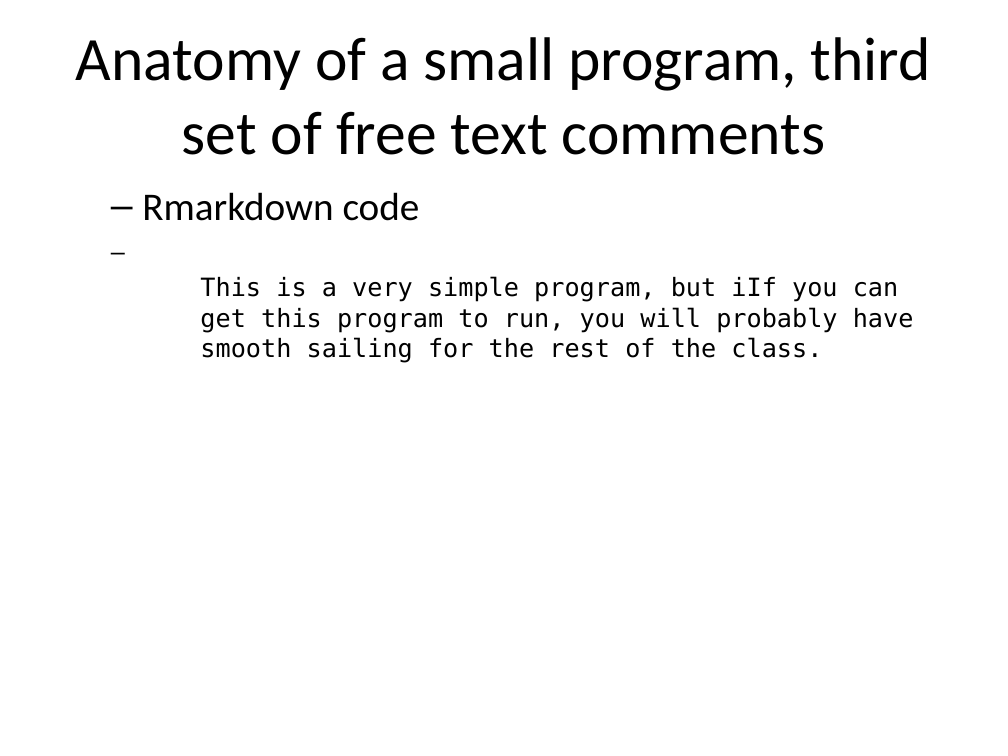
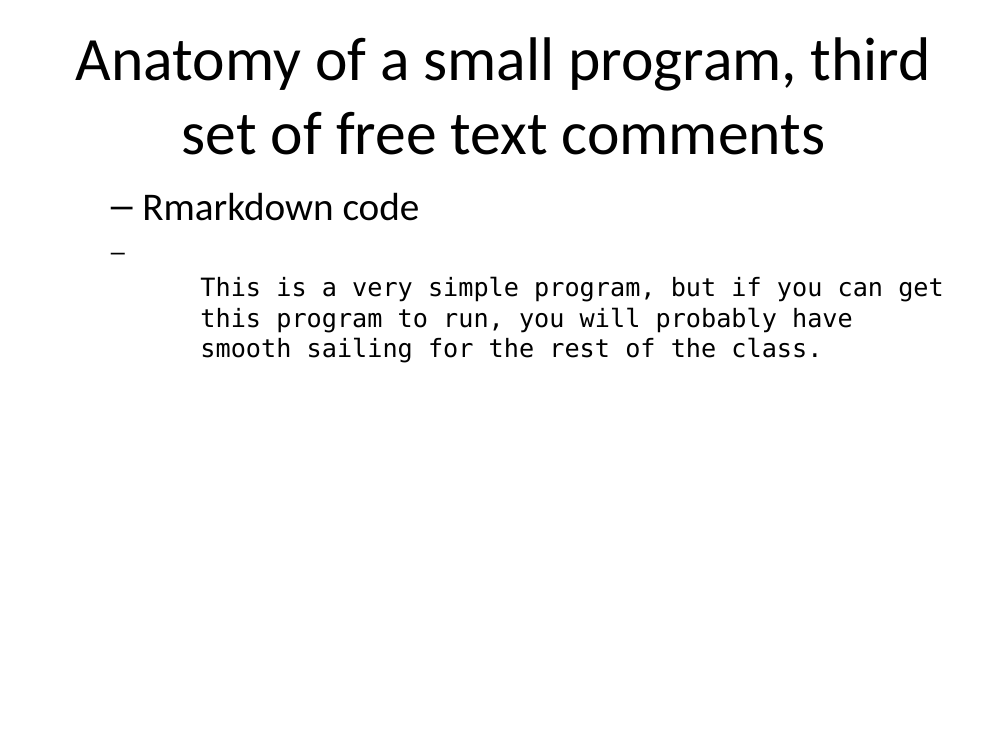
Before and after one commit to pmean/introduction-to-r, a slide deck: slide 14 of part1/src/slides.pptx. Drawn at 1008x756 pixels with LibreOffice and Linux fonts; fonts in the diff are those of the drawing. Boxes give left, top, right and bottom in pixels: in the first picture for what was removed or moved away, otherwise in the second. Text is boxed around its words. In the diff, an @@ line names an element or a change of style, - is before the commit and + after.

```diff
--- a/part1/src/slides.pptx
+++ b/part1/src/slides.pptx
@@ text at box(200, 276, 944, 363): text changed @@
-This is a very simple program, but iIf you can get this program to run, you will probably have smooth sailing for the rest of the class.
+This is a very simple program, but if you can get this program to run, you will probably have smooth sailing for the rest of the class.
```
Also in this commit, not shown: 2 other slides changed, 1 slide added, 1 other file.
